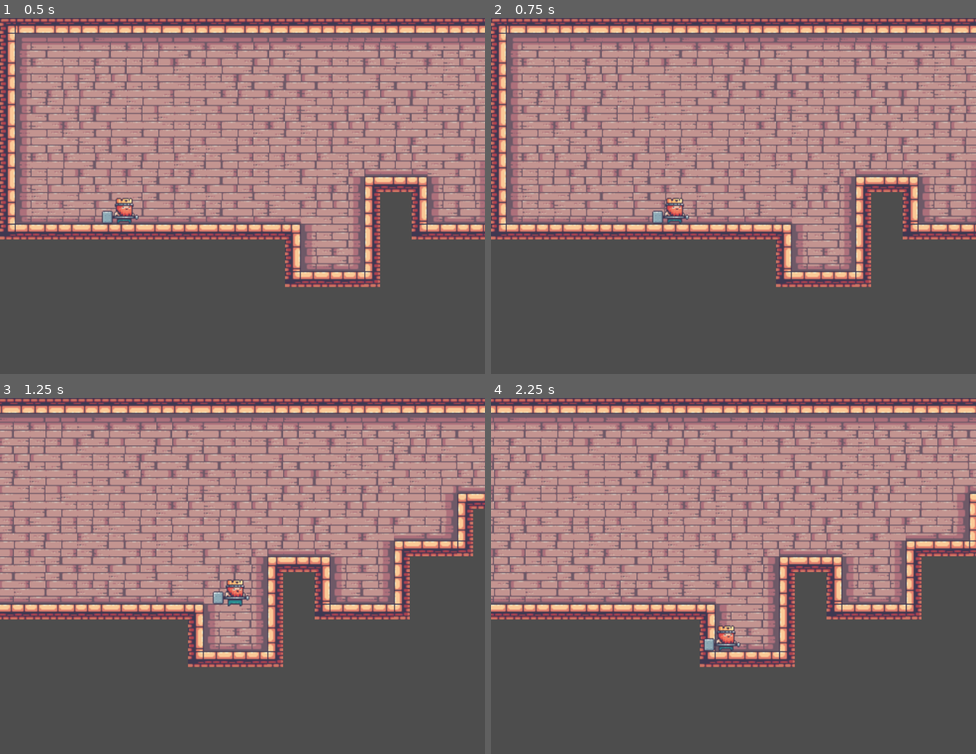
Above: before the commit, frames 1-4 (two rows, left to right).
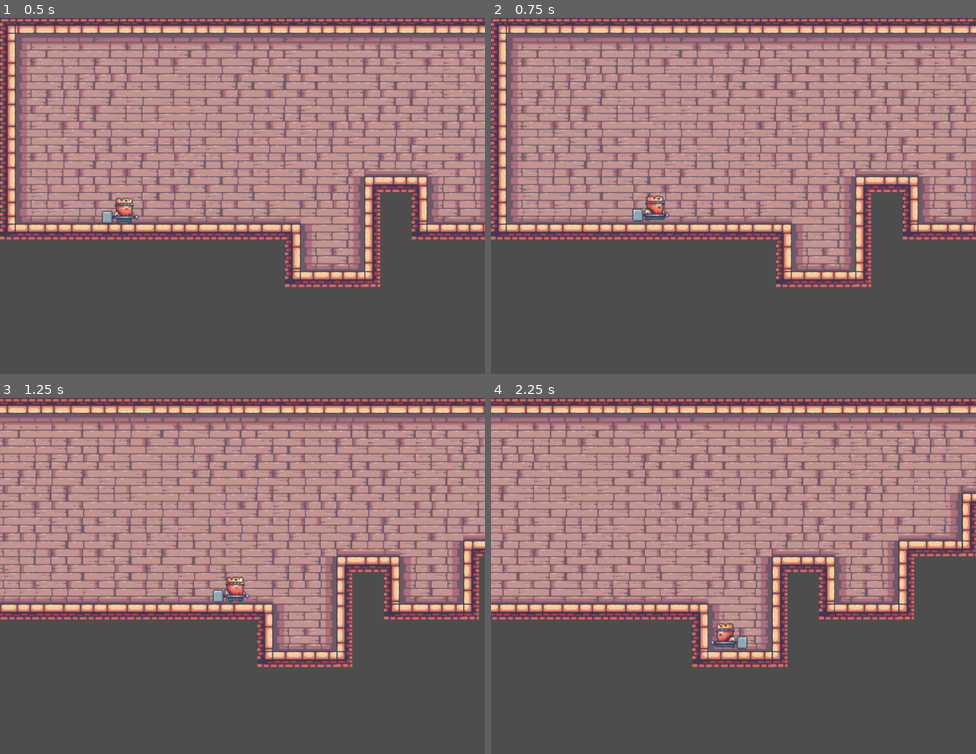
Above: after the commit, the same moments.

Repository: YasserHage/kings_and_pigs
Game: Godot game, scene res://game/maps/main/world.tscn
Same seed, same stepped clock (60 frames per second), same inputs: the game is played once before the commit and once after it.
Inputs:
- Up to frame 1 (0.5 s): no input
- Up to frame 2 (0.75 s): tap Enter at 0.5 s; hold Right (ui_right) from 0.53 s (still down)
- Up to frame 3 (1.25 s): keep holding Right (ui_right)
- Up to frame 4 (2.25 s): release Right (ui_right) at 2.03 s; hold Left (ui_left) from 2.03 s (still down)

Frame 1 is identical in both runs. In frame 2, 0.6% of the frame differs, in the area x 29-41%, y 49-58%; in frame 3, 27%, in the area x 0-100%, y 0-76%; in frame 4, 19%.

Commit message:
Walk animation and direction handling

Diff:
--- a/game/characters/players/king/king.tscn
+++ b/game/characters/players/king/king.tscn
@@ -1,7 +1,9 @@
-[gd_scene load_steps=10 format=3 uid="uid://bwfatf7epxers"]
+[gd_scene load_steps=15 format=3 uid="uid://bwfatf7epxers"]
 
 [ext_resource type="Script" path="res://game/characters/players/king/scripts/king.gd" id="1_8ji5l"]
 [ext_resource type="Texture2D" uid="uid://bfsd4qr4m8850" path="res://assets/characters/players/king/king_idle_sprite.png" id="1_dnid4"]
+[ext_resource type="Script" path="res://game/characters/players/king/scripts/Sprites.gd" id="2_ni65n"]
+[ext_resource type="Texture2D" uid="uid://bej33ogfmaume" path="res://assets/characters/players/king/king_walk_sprite.png" id="3_c4gfk"]
 [ext_resource type="Script" path="res://game/characters/players/king/scripts/StateMachine.gd" id="3_k4ype"]
 [ext_resource type="Script" path="res://game/characters/players/king/scripts/Idle.gd" id="3_ka2kr"]
 [ext_resource type="Script" path="res://game/characters/players/king/scripts/Walk.gd" id="5_sp6pa"]
@@ -11,7 +13,7 @@
 tracks/0/type = "value"
 tracks/0/imported = false
 tracks/0/enabled = true
-tracks/0/path = NodePath("Sprites/Sprite2D:frame")
+tracks/0/path = NodePath("Sprites/IdleSprite:frame")
 tracks/0/interp = 1
 tracks/0/loop_wrap = true
 tracks/0/keys = {
@@ -20,16 +22,158 @@
 "update": 1,
 "values": [0]
 }
-
-[sub_resource type="Animation" id="Animation_mccor"]
-resource_name = "idle"
+tracks/1/type = "value"
+tracks/1/imported = false
+tracks/1/enabled = true
+tracks/1/path = NodePath("Sprites/WalkSprite:frame")
+tracks/1/interp = 1
+tracks/1/loop_wrap = true
+tracks/1/keys = {
+"times": PackedFloat32Array(0),
+"transitions": PackedFloat32Array(1),
+"update": 1,
+"values": [0]
+}
+tracks/2/type = "value"
+tracks/2/imported = false
+tracks/2/enabled = true
+tracks/2/path = NodePath("Sprites/WalkSprite:flip_h")
+tracks/2/interp = 1
+tracks/2/loop_wrap = true
+tracks/2/keys = {
+"times": PackedFloat32Array(0),
+"transitions": PackedFloat32Array(1),
+"update": 1,
+"values": [true]
+}
+tracks/3/type = "value"
+tracks/3/imported = false
+tracks/3/enabled = true
+tracks/3/path = NodePath("Sprites/WalkSprite:offset")
+tracks/3/interp = 1
+tracks/3/loop_wrap = true
+tracks/3/keys = {
+"times": PackedFloat32Array(0),
+"transitions": PackedFloat32Array(1),
+"update": 0,
+"values": [Vector2(-16, 0)]
+}
+tracks/4/type = "value"
+tracks/4/imported = false
+tracks/4/enabled = true
+tracks/4/path = NodePath("Sprites/IdleSprite:flip_h")
+tracks/4/interp = 1
+tracks/4/loop_wrap = true
+tracks/4/keys = {
+"times": PackedFloat32Array(0),
+"transitions": PackedFloat32Array(1),
+"update": 1,
+"values": [true]
+}
+tracks/5/type = "value"
+tracks/5/imported = false
+tracks/5/enabled = true
+tracks/5/path = NodePath("Sprites/IdleSprite:offset")
+tracks/5/interp = 1
+tracks/5/loop_wrap = true
+tracks/5/keys = {
+"times": PackedFloat32Array(0),
+"transitions": PackedFloat32Array(1),
+"update": 0,
+"values": [Vector2(-16, 0)]
+}
+
+[sub_resource type="Animation" id="Animation_ipu2q"]
+resource_name = "walk_right"
+length = 0.8
+loop_mode = 1
+tracks/0/type = "value"
+tracks/0/imported = false
+tracks/0/enabled = true
+tracks/0/path = NodePath("Sprites/WalkSprite:frame")
+tracks/0/interp = 1
+tracks/0/loop_wrap = true
+tracks/0/keys = {
+"times": PackedFloat32Array(0, 0.1, 0.2, 0.3, 0.4, 0.5, 0.6, 0.7),
+"transitions": PackedFloat32Array(1, 1, 1, 1, 1, 1, 1, 1),
+"update": 1,
+"values": [0, 1, 2, 3, 4, 5, 6, 7]
+}
+tracks/1/type = "value"
+tracks/1/imported = false
+tracks/1/enabled = true
+tracks/1/path = NodePath("Sprites/WalkSprite:flip_h")
+tracks/1/interp = 1
+tracks/1/loop_wrap = true
+tracks/1/keys = {
+"times": PackedFloat32Array(0),
+"transitions": PackedFloat32Array(1),
+"update": 1,
+"values": [false]
+}
+tracks/2/type = "value"
+tracks/2/imported = false
+tracks/2/enabled = true
+tracks/2/path = NodePath("Sprites/WalkSprite:offset")
+tracks/2/interp = 1
+tracks/2/loop_wrap = true
+tracks/2/keys = {
+"times": PackedFloat32Array(0),
+"transitions": PackedFloat32Array(1),
+"update": 0,
+"values": [Vector2(0, 0)]
+}
+
+[sub_resource type="Animation" id="Animation_p0lfw"]
+resource_name = "walk_left"
+length = 0.8
+loop_mode = 1
+tracks/0/type = "value"
+tracks/0/imported = false
+tracks/0/enabled = true
+tracks/0/path = NodePath("Sprites/WalkSprite:frame")
+tracks/0/interp = 1
+tracks/0/loop_wrap = true
+tracks/0/keys = {
+"times": PackedFloat32Array(0, 0.1, 0.2, 0.3, 0.4, 0.5, 0.6, 0.7),
+"transitions": PackedFloat32Array(1, 1, 1, 1, 1, 1, 1, 1),
+"update": 1,
+"values": [0, 1, 2, 3, 4, 5, 6, 7]
+}
+tracks/1/type = "value"
+tracks/1/imported = false
+tracks/1/enabled = true
+tracks/1/path = NodePath("Sprites/WalkSprite:flip_h")
+tracks/1/interp = 1
+tracks/1/loop_wrap = true
+tracks/1/keys = {
+"times": PackedFloat32Array(0),
+"transitions": PackedFloat32Array(1),
+"update": 1,
+"values": [true]
+}
+tracks/2/type = "value"
+tracks/2/imported = false
+tracks/2/enabled = true
+tracks/2/path = NodePath("Sprites/WalkSprite:offset")
+tracks/2/interp = 1
+tracks/2/loop_wrap = true
+tracks/2/keys = {
+"times": PackedFloat32Array(0),
+"transitions": PackedFloat32Array(1),
+"update": 0,
+"values": [Vector2(-16, 0)]
+}
+
+[sub_resource type="Animation" id="Animation_ton6j"]
+resource_name = "idle_left"
 length = 1.5
 loop_mode = 2
 step = 0.2
 tracks/0/type = "value"
 tracks/0/imported = false
 tracks/0/enabled = true
-tracks/0/path = NodePath("Sprites/Sprite2D:frame")
+tracks/0/path = NodePath("Sprites/IdleSprite:frame")
 tracks/0/interp = 1
 tracks/0/loop_wrap = true
 tracks/0/keys = {
@@ -37,12 +181,81 @@
 "transitions": PackedFloat32Array(1, 1, 1, 1, 1, 1, 1, 1),
 "update": 1,
 "values": [0, 1, 2, 3, 4, 5, 6, 7]
+}
+tracks/1/type = "value"
+tracks/1/imported = false
+tracks/1/enabled = true
+tracks/1/path = NodePath("Sprites/IdleSprite:flip_h")
+tracks/1/interp = 1
+tracks/1/loop_wrap = true
+tracks/1/keys = {
+"times": PackedFloat32Array(0),
+"transitions": PackedFloat32Array(1),
+"update": 1,
+"values": [true]
+}
+tracks/2/type = "value"
+tracks/2/imported = false
+tracks/2/enabled = true
+tracks/2/path = NodePath("Sprites/IdleSprite:offset")
+tracks/2/interp = 1
+tracks/2/loop_wrap = true
+tracks/2/keys = {
+"times": PackedFloat32Array(0),
+"transitions": PackedFloat32Array(1),
+"update": 0,
+"values": [Vector2(-16, 0)]
+}
+
+[sub_resource type="Animation" id="Animation_mccor"]
+resource_name = "idle_right"
+length = 1.5
+loop_mode = 2
+step = 0.2
+tracks/0/type = "value"
+tracks/0/imported = false
+tracks/0/enabled = true
+tracks/0/path = NodePath("Sprites/IdleSprite:frame")
+tracks/0/interp = 1
+tracks/0/loop_wrap = true
+tracks/0/keys = {
+"times": PackedFloat32Array(0, 0.2, 0.4, 0.6, 0.8, 1, 1.2, 1.4),
+"transitions": PackedFloat32Array(1, 1, 1, 1, 1, 1, 1, 1),
+"update": 1,
+"values": [0, 1, 2, 3, 4, 5, 6, 7]
+}
+tracks/1/type = "value"
+tracks/1/imported = false
+tracks/1/enabled = true
+tracks/1/path = NodePath("Sprites/IdleSprite:flip_h")
+tracks/1/interp = 1
+tracks/1/loop_wrap = true
+tracks/1/keys = {
+"times": PackedFloat32Array(0),
+"transitions": PackedFloat32Array(1),
+"update": 1,
+"values": [false]
+}
+tracks/2/type = "value"
+tracks/2/imported = false
+tracks/2/enabled = true
+tracks/2/path = NodePath("Sprites/IdleSprite:offset")
+tracks/2/interp = 1
+tracks/2/loop_wrap = true
+tracks/2/keys = {
+"times": PackedFloat32Array(0),
+"transitions": PackedFloat32Array(1),
+"update": 0,
+"values": [Vector2(0, 0)]
 }
 
 [sub_resource type="AnimationLibrary" id="AnimationLibrary_pteus"]
 _data = {
 "RESET": SubResource("Animation_ogaut"),
-"idle": SubResource("Animation_mccor")
+"idle_left": SubResource("Animation_ton6j"),
+"idle_right": SubResource("Animation_mccor"),
+"walk_left": SubResource("Animation_p0lfw"),
+"walk_right": SubResource("Animation_ipu2q")
 }
 
 [sub_resource type="RectangleShape2D" id="RectangleShape2D_k8dkm"]
@@ -53,11 +266,21 @@
 script = ExtResource("1_8ji5l")
 
 [node name="Sprites" type="Node2D" parent="."]
-
-[node name="Sprite2D" type="Sprite2D" parent="Sprites"]
 position = Vector2(0, -15)
+script = ExtResource("2_ni65n")
+
+[node name="IdleSprite" type="Sprite2D" parent="Sprites"]
 texture = ExtResource("1_dnid4")
+offset = Vector2(-16, 0)
+flip_h = true
 hframes = 11
+
+[node name="WalkSprite" type="Sprite2D" parent="Sprites"]
+visible = false
+texture = ExtResource("3_c4gfk")
+offset = Vector2(-16, 0)
+flip_h = true
+hframes = 8
 
 [node name="AnimationPlayer" type="AnimationPlayer" parent="."]
 libraries = {
@@ -68,22 +291,21 @@
 position = Vector2(-8, -12.5)
 shape = SubResource("RectangleShape2D_k8dkm")
 
-[node name="IdleTimer" type="Timer" parent="."]
-wait_time = 2.0
-
 [node name="StateMachine" type="Node" parent="." node_paths=PackedStringArray("starting_state")]
 script = ExtResource("3_k4ype")
 starting_state = NodePath("Idle")
 
-[node name="Idle" type="Node" parent="StateMachine" node_paths=PackedStringArray("walk_state")]
+[node name="Idle" type="Node" parent="StateMachine" node_paths=PackedStringArray("walk_state", "sprite")]
 script = ExtResource("3_ka2kr")
 walk_state = NodePath("../Walk")
+direction = "right"
 animation_name = "idle"
-
-[node name="Walk" type="Node" parent="StateMachine" node_paths=PackedStringArray("idle_state")]
+sprite = NodePath("../../Sprites/IdleSprite")
+
+[node name="Walk" type="Node" parent="StateMachine" node_paths=PackedStringArray("idle_state", "sprite")]
 script = ExtResource("5_sp6pa")
 idle_state = NodePath("../Idle")
-speed = 300
-animation_name = "idle"
-
-[connection signal="timeout" from="IdleTimer" to="StateMachine/Walk" method="_on_idle_timer_timeout"]
+speed = 200
+direction = "right"
+animation_name = "walk"
+sprite = NodePath("../../Sprites/WalkSprite")
--- a/game/characters/players/king/scripts/Idle.gd
+++ b/game/characters/players/king/scripts/Idle.gd
@@ -6,7 +6,6 @@
 func enter() -> void:
 	super()
 	parent.velocity.x = 0
-	print("idle")
 
 func processInput(event: InputEvent) -> State:
 	if event.is_action_pressed("ui_left") or event.is_action_pressed("ui_right"):
--- /dev/null
+++ b/game/characters/players/king/scripts/Sprites.gd
@@ -0,0 +1,6 @@
+extends Node2D
+
+
+func enableSprite(sprite: Sprite2D):
+	for child in get_children():
+		child.visible = true if child == sprite else false
--- a/game/characters/players/king/scripts/StateMachine.gd
+++ b/game/characters/players/king/scripts/StateMachine.gd
@@ -27,6 +27,7 @@
 func changeState(newState: State) -> void:
 	if current_state:
 		current_state.exit()
+		newState.direction = current_state.direction
 
 	current_state = newState
 	current_state.enter()
--- a/game/characters/players/king/scripts/Walk.gd
+++ b/game/characters/players/king/scripts/Walk.gd
@@ -1,27 +1,20 @@
 extends State
-
-@onready
-var idle_timer: Timer = $"../../IdleTimer"
 
 @export
 var idle_state: State
 @export
 var speed: int
-
-var is_idle: bool = false
+var animation_root_name: String = ""
 
 func enter() -> void:
+	if animation_root_name == "":
+		animation_root_name = animation_name
+	handleMovement()
 	super()
-	handleMovement()
-	print("walk")
-
-func processInput(event: InputEvent) -> State:
-	handleMovement()
-	return null
 
 func processFrame(delta: float) -> State:
-	if is_idle && parent.velocity.x == 0:
-		is_idle = false
+	handleMovement()
+	if parent.velocity.x == 0 && _verifyIdle():
 		return idle_state
 	return null
 
@@ -34,15 +27,23 @@
 	return null
 
 func handleMovement() -> void:
+	var currentDirection = direction;
 	if Input.is_action_pressed("ui_left"):
+		direction = "left"
+		_verifyAnimation(currentDirection)
 		parent.velocity.x = -speed;
 		return
 	if Input.is_action_pressed("ui_right"):
+		direction = "right"
+		_verifyAnimation(currentDirection)
 		parent.velocity.x = speed;
 		return
+
 	parent.velocity.x = 0;
-	idle_timer.start()
 
+func _verifyIdle() -> bool:
+	return !(Input.is_action_just_pressed("ui_right") || Input.is_action_just_pressed("ui_right"))
 
-func _on_idle_timer_timeout():
-	is_idle = true
+func _verifyAnimation(currentDirection):
+	if direction != currentDirection:
+		playAnimation()
--- a/game/characters/players/king/scripts/king.gd
+++ b/game/characters/players/king/scripts/king.gd
@@ -7,6 +7,7 @@
 
 func  _ready():
 	state_machine.init(self)
+	animations.stop()
 
 func _unhandled_input(event):
 	state_machine.processInput(event)
--- a/game/common/states/state.gd
+++ b/game/common/states/state.gd
@@ -1,13 +1,18 @@
 class_name State extends Node
 
 @export
+var direction: String
+@export
 var animation_name: String
+@export
+var sprite: Sprite2D
 
 var gravity = ProjectSettings.get_setting("physics/2d/default_gravity")
 var parent: set = setParent
 
 func enter() -> void:
-	parent.animations.play(animation_name)
+	sprite.get_parent().enableSprite(sprite)
+	playAnimation()
 
 func exit() -> void:
 	pass
@@ -23,3 +28,6 @@
 
 func setParent(_parent):
 	parent = _parent
+
+func playAnimation():
+	parent.animations.play(animation_name + "_" + direction)
Binary file added: assets/characters/players/king/king_walk_sprite.png
Not shown, added: assets/characters/players/king/king_walk_sprite.png.import
